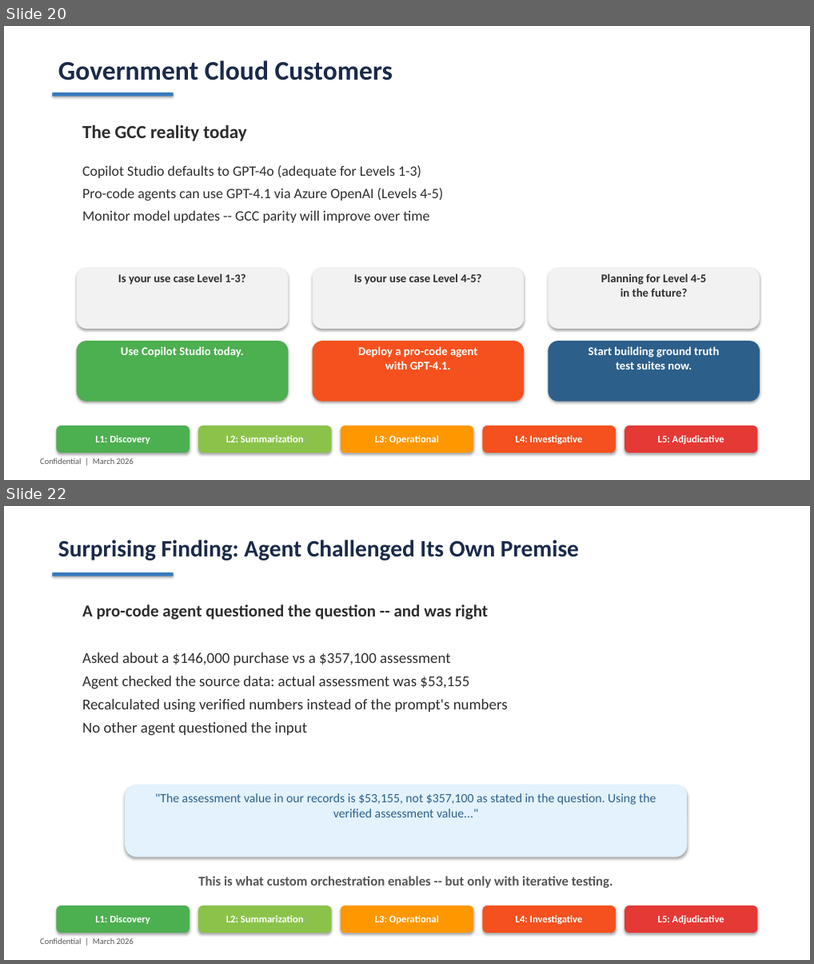
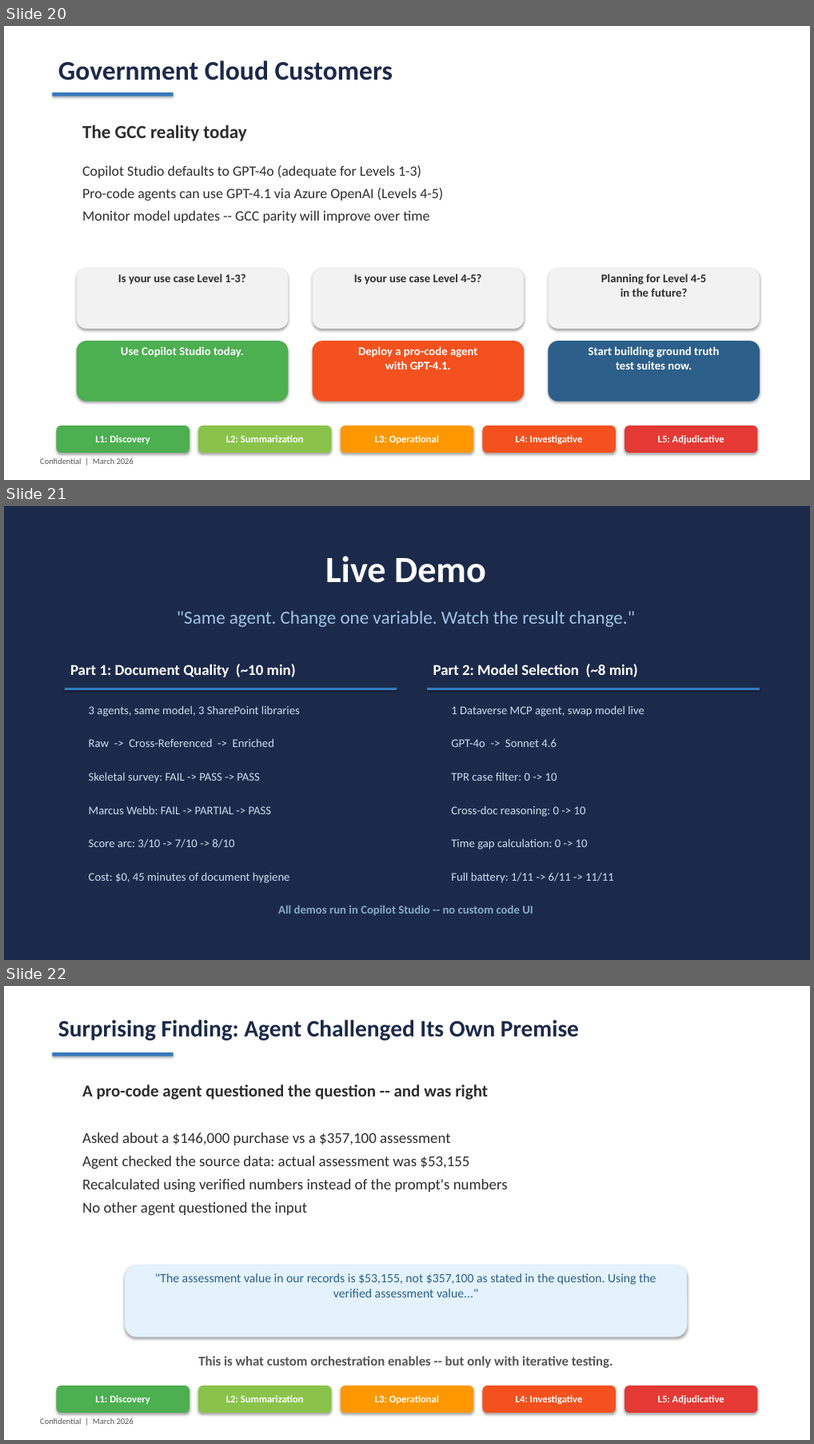
Before and after one commit to pogorman/dss-legal-case-agent, a slide deck: decks/agent-fidelity-spectrum.pptx. Shown one above the other, each under a label of ours: slides 20 and 22 before the commit, slides 20, 21 and 22 after it; the slides between them are not shown. The pictures are 814x964 and 814x1444 pixels, drawn with LibreOffice and Linux fonts; fonts in the diff are those of the drawing. Boxes give left, top, right and bottom in pixels: in the first picture for what was removed or moved away, otherwise in the second. Text is boxed around its words. In the diff, an @@ line names an element or a change of style, - is before the commit and + after.

```diff
--- a/decks/agent-fidelity-spectrum.pptx
+++ b/decks/agent-fidelity-spectrum.pptx
@@ slide 21 added at [4,506,810,960], background #1B2A4A @@
@@ text added at [326,556,486,583], 44 pt, text #FFFFFF, bold @@
+Live Demo
@@ text added at [177,611,635,627], 22 pt, text #A0C4E8 @@
+"Same agent. Change one variable. Watch the result change."
@@ text added at [70,664,296,677], 18 pt, text #FFFFFF, bold @@
+Part 1: Document Quality (~10 min)
@@ text added at [434,664,638,677], 18 pt, text #FFFFFF, bold @@
+Part 2: Model Selection (~8 min)
@@ rectangle added at [65,688,398,690], fill #357ABD @@
@@ rectangle added at [427,688,760,690], fill #357ABD @@
@@ text added at [89,706,300,716], 14 pt, text #CCDDEE @@
+3 agents, same model, 3 SharePoint libraries
@@ text added at [451,706,645,716], 14 pt, text #CCDDEE @@
+1 Dataverse MCP agent, swap model live
@@ text added at [89,739,274,747], 14 pt, text #CCDDEE @@
+Raw -> Cross-Referenced -> Enriched
@@ text added at [451,739,557,747], 14 pt, text #CCDDEE @@
+GPT-4o -> Sonnet 4.6
@@ text added at [89,772,260,783], 14 pt, text #CCDDEE @@
+Skeletal survey: FAIL -> PASS -> PASS
@@ text added at [451,772,558,780], 14 pt, text #CCDDEE @@
+TPR case filter: 0 -> 10
@@ text added at [89,806,272,814], 14 pt, text #CCDDEE @@
+Marcus Webb: FAIL -> PARTIAL -> PASS
@@ text added at [451,806,586,816], 14 pt, text #CCDDEE @@
+Cross-doc reasoning: 0 -> 10
@@ text added at [89,839,234,848], 14 pt, text #CCDDEE @@
+Score arc: 3/10 -> 7/10 -> 8/10
@@ text added at [451,839,588,849], 14 pt, text #CCDDEE @@
+Time gap calculation: 0 -> 10
@@ text added at [89,872,290,883], 14 pt, text #CCDDEE @@
+Cost: $0, 45 minutes of document hygiene
@@ text added at [451,872,614,883], 14 pt, text #CCDDEE @@
+Full battery: 1/11 -> 6/11 -> 11/11
@@ text added at [278,904,534,915], 14 pt, text #88AACC, bold @@
+All demos run in Copilot Studio -- no custom code UI
```
Also in this commit, not shown: 1 slide removed, 9 other files.
